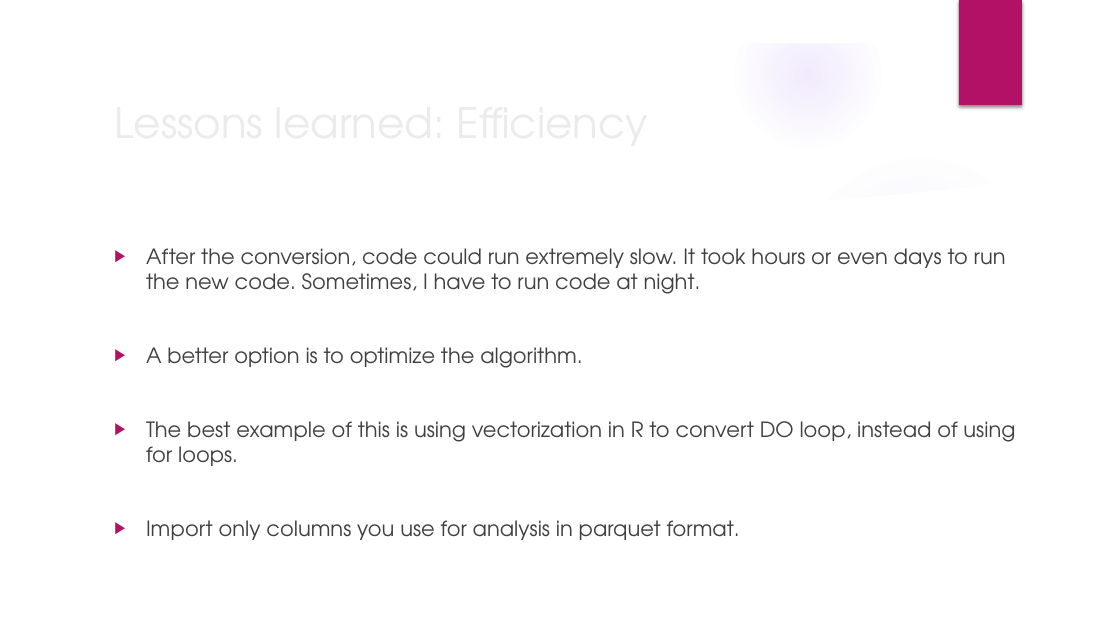
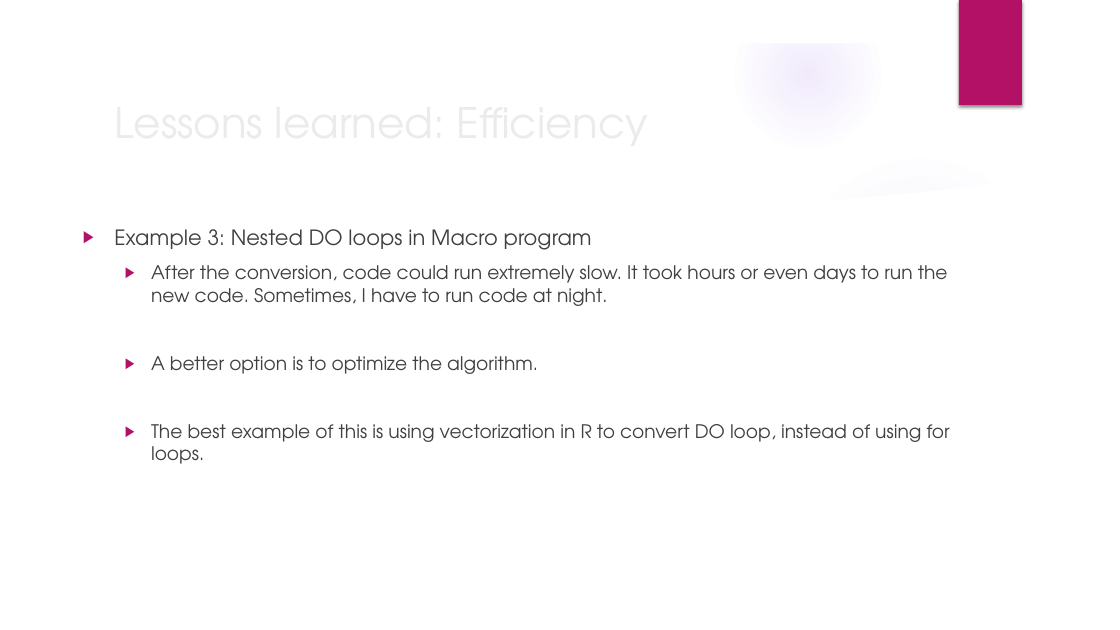
Before and after one commit to wx2123/WSDS-2026-OH, a slide deck: slide 13 of From On-Premises to Cloud.pptx. Drawn at 1120x630 pixels with LibreOffice and Linux fonts; fonts in the diff are those of the drawing; background and template pictures are left out. Boxes give left, top, right and bottom in pixels: in the first picture for what was removed or moved away, otherwise in the second. Text is boxed around its words. In the diff, an @@ line names an element or a change of style, - is before the commit and + after.

```diff
--- a/From On-Premises to Cloud.pptx
+++ b/From On-Premises to Cloud.pptx
@@ text "Example 3: Nested DO loops ...": place and size @@
-text "Example 3: Nested DO loops ..." at (146, 248, 1015, 540)
+text "Example 3: Nested DO loops ..." at (114, 229, 950, 464)
@@ text at (114, 229, 592, 250): paragraph added @@
+▶ Example 3: Nested DO loops in Macro program
@@ text at (151, 265, 950, 464): size 18 to 16 pt in "After the conversion, code could run extremely ...", "A better option is to optimize the ...", "The best example of this is using ..."; list level 1 to 2 in "After the conversion, code could ..."; list level 1 to 2 in "A better option is to ..."; list level 1 to 2 in "The best example of this ..." @@
@@ text at (146, 520, 740, 540): paragraph removed @@
-▶ Import only columns you use for analysis in parquet format.
```
Also in this commit, not shown: 9 other slides changed, 1 slide added.
